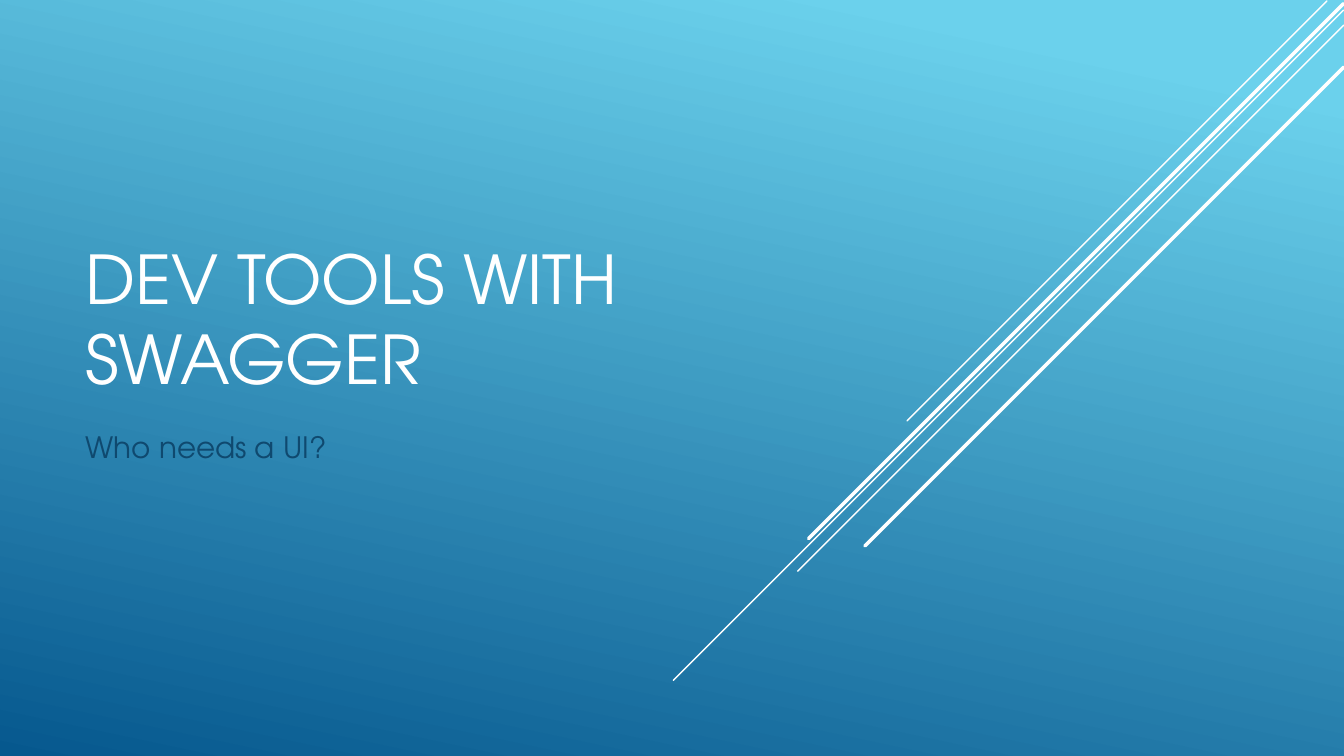
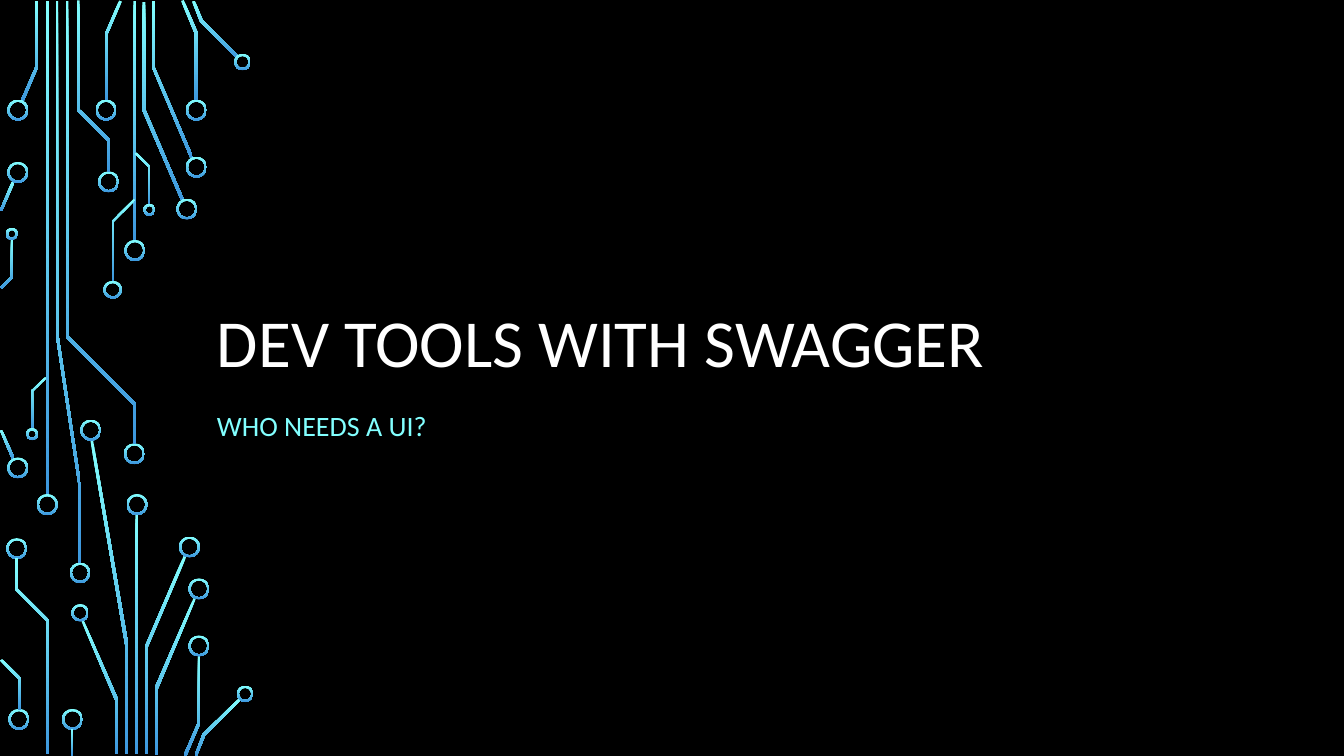
Before and after one commit to dvanherten/talk-swagger-lightning, a slide deck: slide 1 of Slides/Dev Tools with Swagger.pptx. Drawn at 1344x756 pixels with LibreOffice and Linux fonts; fonts in the diff are those of the drawing; background and template pictures are left out. Boxes give left, top, right and bottom in pixels: in the first picture for what was removed or moved away, otherwise in the second. Text is boxed around its words. In the diff, an @@ line names an element or a change of style, - is before the commit and + after.

Commit message:
Updated slides

```diff
--- a/Slides/Dev Tools with Swagger.pptx
+++ b/Slides/Dev Tools with Swagger.pptx
@@ background gradient #6ED2EB to #06588E to picture (left out) @@
@@ line removed from (1344, 10) to (674, 681) @@
@@ line removed from (1344, 25) to (798, 572) @@
@@ line removed from (1344, 4) to (809, 538) @@
@@ line removed from (1327, 1) to (907, 421) @@
@@ line removed from (1344, 68) to (865, 546) @@
@@ title "DEV TOOLS WITH SWAGGER" moved from (x1=86, y1=253, x2=617, y2=385) to (x1=217, y1=323, x2=984, y2=368) @@
@@ title "DEV TOOLS WITH SWAGGER" at (x1=217, y1=323, x2=984, y2=368): font TeX Gyre Adventor to Calibri; line spacing 1 to 0.9 @@
@@ subtitle at (x1=217, y1=417, x2=427, y2=437): text changed; size 21 to 20 pt; font TeX Gyre Adventor to Calibri; text colour #0F496F to #82FFFF @@
-Who needs a UI?
+WHO NEEDS A UI?
@@ group added at (x1=0, y1=0, x2=254, y2=756): 50 freeform shapes, 4 rectangles @@
```
Also in this commit, not shown: 2 other slides changed, 2 slides added.
